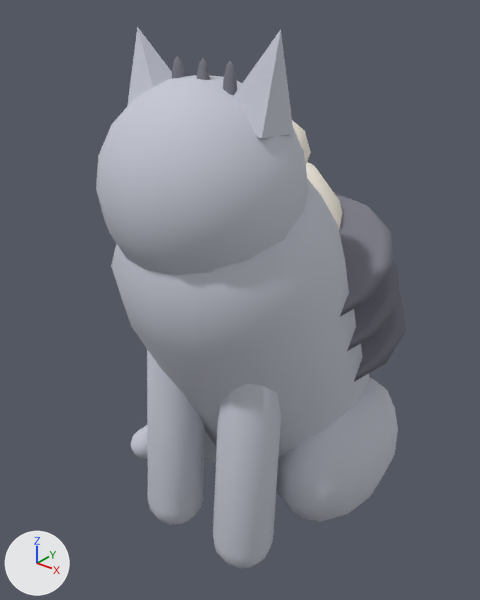
The glTF model WhiskerHunt/Resources/Raw/ar_models/cat-grey.glb: old version first, new version second.
Before and after are seen from a camera (50 mm lens) standing at (12426.0, -16591.0, 9430.0) and looking at (-216.0, -789.0, -367.0). The axes (+X, +Y, +Z) are drawn at lower left. The lights are the same throughout. The older version comes first. Where no turn or scale is listed for an object, it has been applied to the vertices. Vertices at exactly the same position are counted once.

Objects in the first picture: 'cat-sitting-grey-tabby_0', 'cat-sitting-grey-tabby_1', 'cat-sitting-grey-tabby_2'.
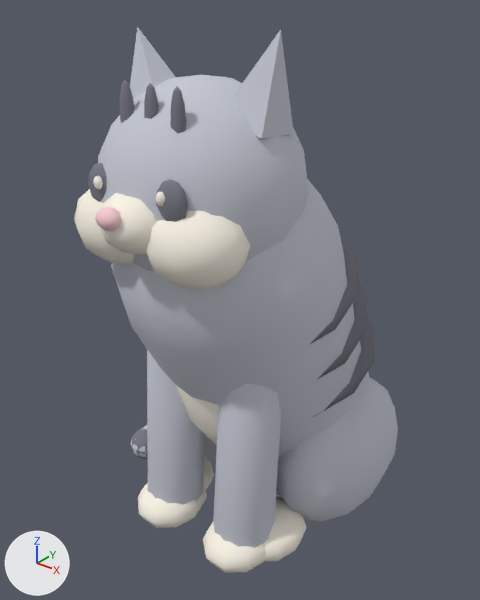
The newer file is also rescaled (x0.0000305), turned or shifted as a whole; pictures and numbers use the older file's frame.

Diff of the bpy script that builds the scene:
```diff
--- a/WhiskerHunt/Resources/Raw/ar_models/cat-grey.glb.py
+++ b/WhiskerHunt/Resources/Raw/ar_models/cat-grey.glb.py
@@ me_cat_sitting_grey_tabby_3 @@
 # used by ob_cat_sitting_grey_tabby_3; location = (0.0, 0.0, 0.0)
-me_cat_sitting_grey_tabby_3.from_pydata(...)  # 54 vertices, 96 faces; spans x -2138.0..2138.0, y -1986.0..1986.0, z -1823.0..1823.0
+me_cat_sitting_grey_tabby_3.from_pydata(...)  # 54 vertices, 96 faces; spans x -1650.0..2627.0, y -7045.0..-3073.0, z 3977.0..7624.0
+# me_cat_sitting_grey_tabby_3 part 1: the whole mesh is moved by (488.0, -5059.0, 5801.0)
 me_cat_sitting_grey_tabby_3.materials.append(mat_blush)
@@ me_cat_sitting_grey_tabby_2 @@
 # used by ob_cat_sitting_grey_tabby_2; location = (0.0, 0.0, 0.0)
-me_cat_sitting_grey_tabby_2.from_pydata(...)  # 454 vertices, 872 faces; spans x -4443.0..4443.0, y -4505.0..4505.0, z -7642.0..7642.0
+me_cat_sitting_grey_tabby_2.from_pydata(...)  # 454 vertices, 872 faces; spans x -4675.0..4211.0, y -6123.0..2886.0, z -8077.0..7207.0
+# me_cat_sitting_grey_tabby_2 part 2: the whole mesh is moved by (-232.0, -1618.0, -435.0)
 me_cat_sitting_grey_tabby_2.materials.append(mat_charcoal)
@@ me_cat_sitting_grey_tabby_1 @@
 # used by ob_cat_sitting_grey_tabby_1; location = (0.0, 0.0, 0.0)
-me_cat_sitting_grey_tabby_1.from_pydata(...)  # 502 vertices, 964 faces; spans x -3232.0..3232.0, y -3388.0..3388.0, z -6541.0..6541.0
+me_cat_sitting_grey_tabby_1.from_pydata(...)  # 502 vertices, 964 faces; spans x -2644.0..3821.0, y -6795.0..-19.0, z -8095.0..4987.0
+# me_cat_sitting_grey_tabby_1 part 3: the whole mesh is moved by (589.0, -3407.0, -1554.0)
 me_cat_sitting_grey_tabby_1.materials.append(mat_cream)
```

What differs and where, as boxes [x1, y1, x2, y2] in the pictures (480 x 600 px):
'cat-sitting-grey-tabby_1', moved: before [292, 120, 343, 230]; after [74, 176, 307, 573]
'cat-sitting-grey-tabby_2', moved: before [172, 56, 406, 382]; after [88, 80, 375, 459]
'cat-sitting-grey-tabby_3', moved (not visible before): after [95, 207, 121, 231]
